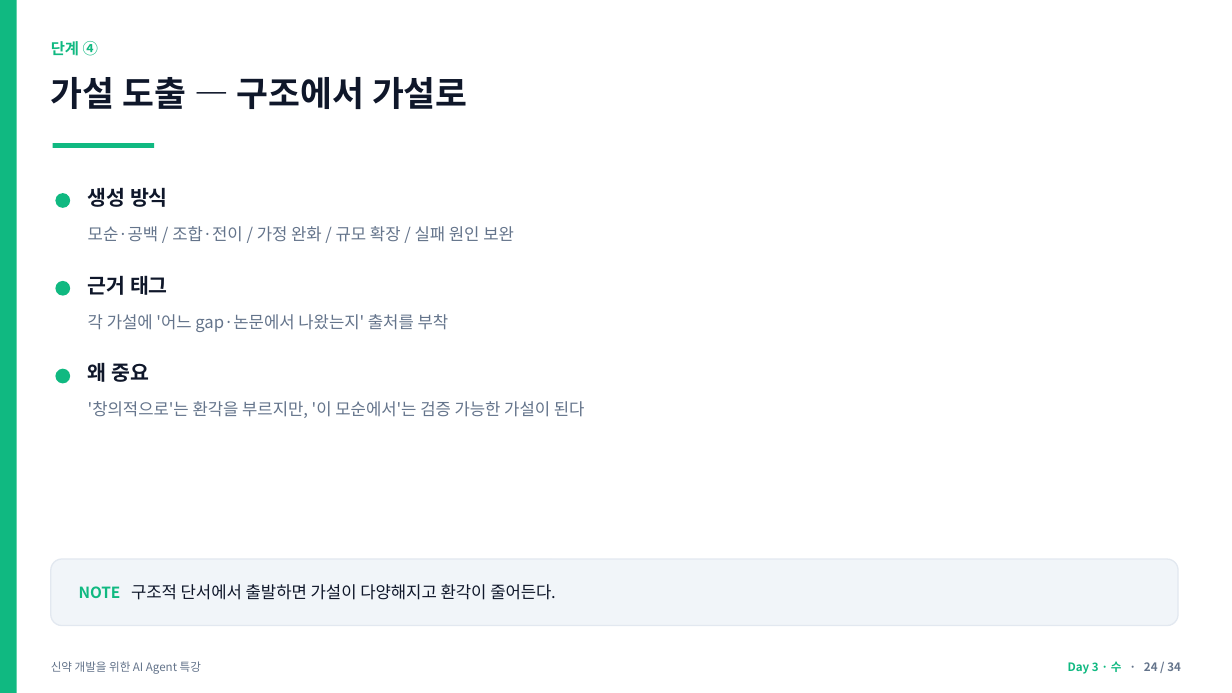
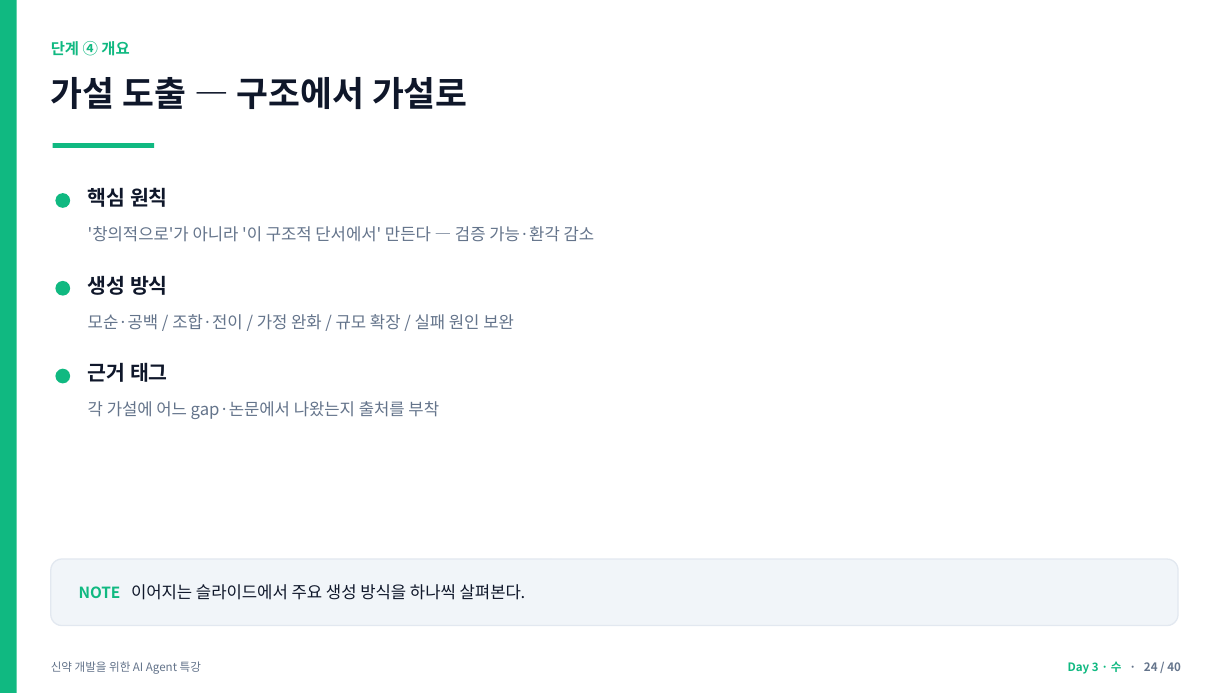
Before and after one commit to jyshin-22/wku-ai-agent-program, a slide deck: slide 24 of slides/day3.pptx. Drawn at 1232x693 pixels with LibreOffice and Linux fonts; fonts in the diff are those of the drawing. Boxes give left, top, right and bottom in pixels: in the first picture for what was removed or moved away, otherwise in the second. Text is boxed around its words. In the diff, an @@ line names an element or a change of style, - is before the commit and + after.

```diff
--- a/slides/day3.pptx
+++ b/slides/day3.pptx
@@ text at <box>51,41,129,56</box>: text changed @@
-단계 ④
+단계 ④ 개요
@@ text added at <box>88,187,168,207</box>, 16 pt, text #0F172A, bold @@
+핵심 원칙
@@ text added at <box>88,226,595,242</box>, 13 pt, text #64748B @@
+'창의적으로'가 아니라 '이 구조적 단서에서' 만든다 — 검증 가능·환각 감소
@@ text "생성 방식": place and size @@
-text "생성 방식" at <box>88,187,168,207</box>
+text "생성 방식" at <box>88,275,168,295</box>
@@ text "모순·공백 / 조합·전이 / 가정 ...": place and size @@
-text "모순·공백 / 조합·전이 / 가정 ..." at <box>88,226,514,242</box>
+text "모순·공백 / 조합·전이 / 가정 ..." at <box>88,314,514,330</box>
@@ text "근거 태그": place and size @@
-text "근거 태그" at <box>88,275,168,295</box>
+text "근거 태그" at <box>88,362,168,382</box>
@@ text removed at <box>88,363,149,382</box> @@
-왜 중요
@@ text at <box>88,401,439,419</box>: text changed @@
-각 가설에 '어느 gap·논문에서 나왔는지' 출처를 부착
+각 가설에 어느 gap·논문에서 나왔는지 출처를 부착
@@ text removed at <box>88,401,585,418</box> @@
-'창의적으로'는 환각을 부르지만, '이 모순에서'는 검증 가능한 가설이 된다
@@ text at <box>79,584,526,600</box>: text changed @@
-NOTE 구조적 단서에서 출발하면 가설이 다양해지고 환각이 줄어든다.
+NOTE 이어지는 슬라이드에서 주요 생성 방식을 하나씩 살펴본다.
@@ text at <box>1068,661,1181,674</box>: text changed @@
-Day 3 · 수 · 24 / 34
+Day 3 · 수 · 24 / 40
```
Also in this commit, not shown: 33 other slides changed, 6 slides added, 6 other files.
